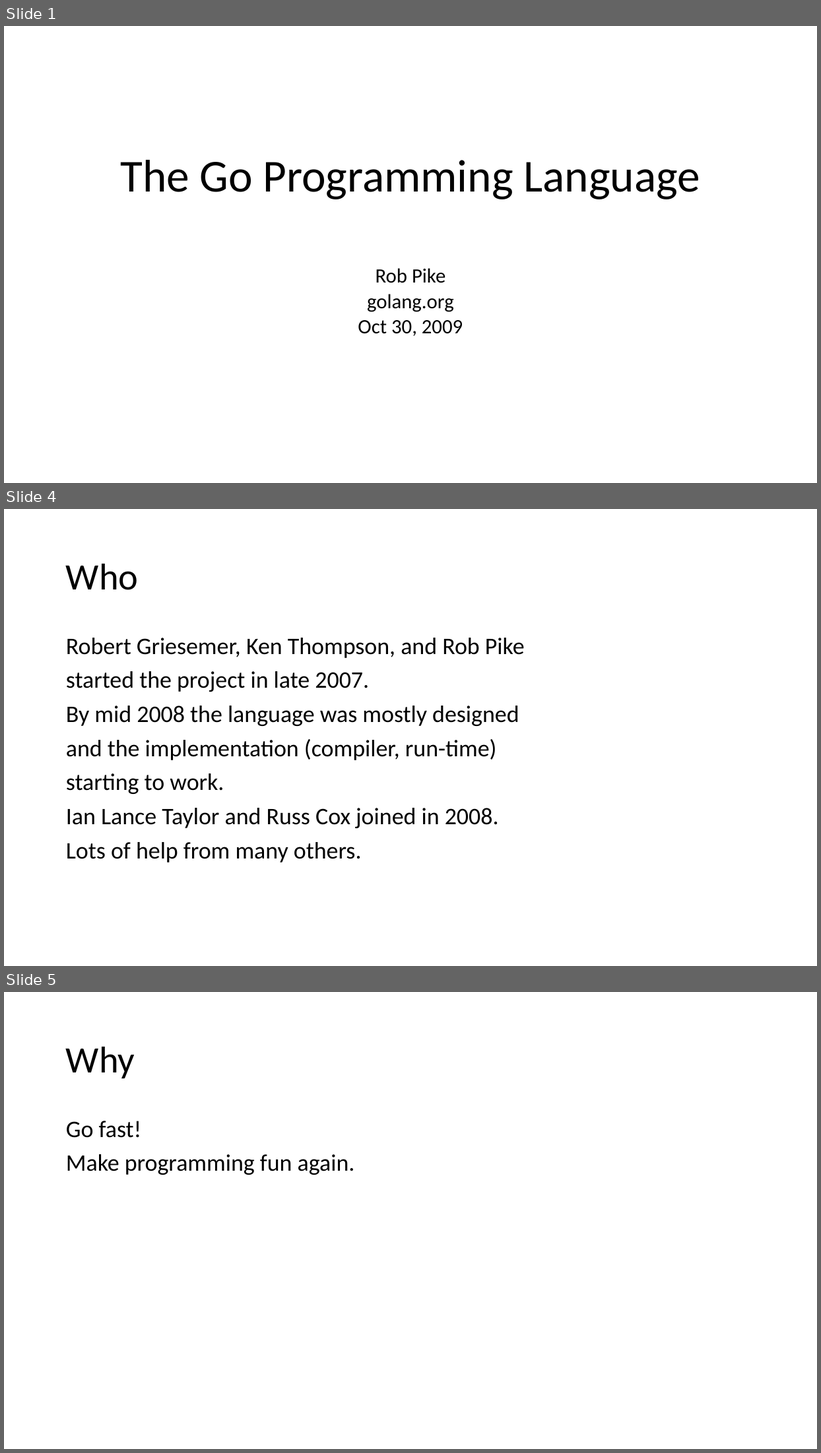
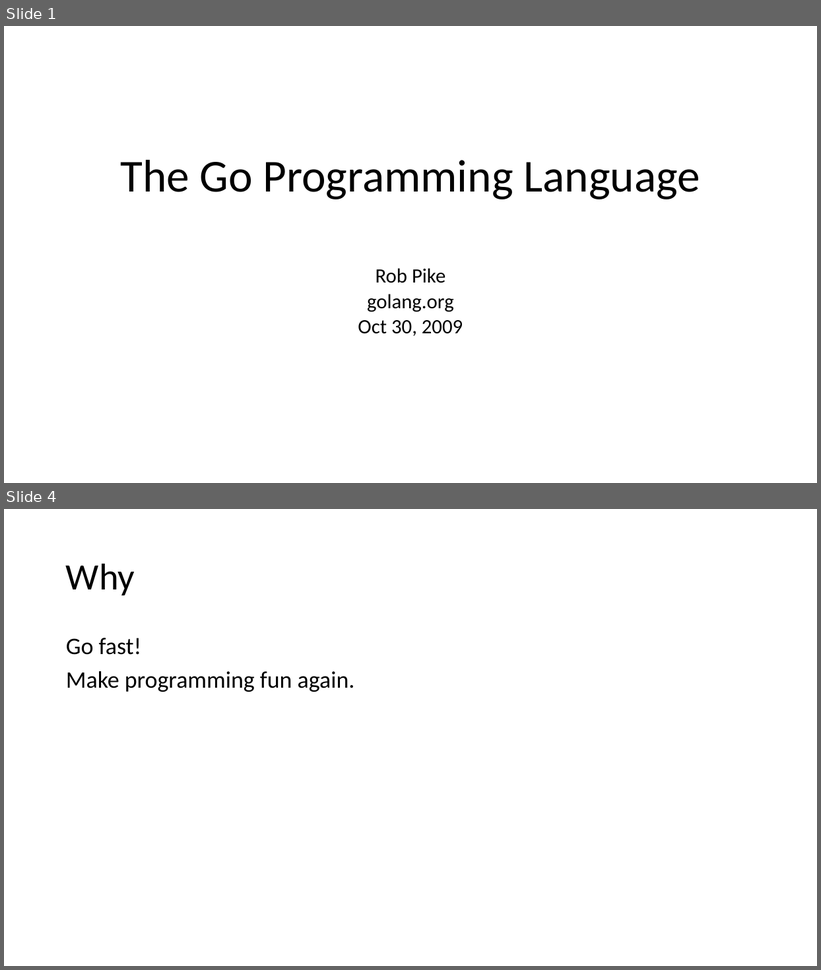
Before and after one commit to firstbird/goPresent, a slide deck: go introduction.pptx. Shown one above the other, each under a label of ours: slides 1, 4 and 5 before the commit, slides 1 and 4 after it; the slides between them are not shown. The pictures are 821x1453 and 821x970 pixels, drawn with LibreOffice and Linux fonts; fonts in the diff are those of the drawing. Boxes give left, top, right and bottom in pixels: in the first picture for what was removed or moved away, otherwise in the second. Text is boxed around its words. In the diff, an @@ line names an element or a change of style, - is before the commit and + after.

```diff
--- a/go introduction.pptx
+++ b/go introduction.pptx
@@ slide 4 removed at (4, 509, 817, 966), background #FFFFFF @@
@@ title removed at (66, 563, 139, 590) @@
-Who
@@ text removed at (66, 638, 525, 863) @@
-Robert Griesemer, Ken Thompson, and Rob Pike
-started the project in late 2007.
-By mid 2008 the language was mostly designed
-and the implementation (compiler, run-time)
-starting to work.
-Ian Lance Taylor and Russ Cox joined in 2008.
-Lots of help from many others.
@@ what was slide 5 is now slide 4 @@
```
Also in this commit, not shown: 2 slides changed, 1 other file.
